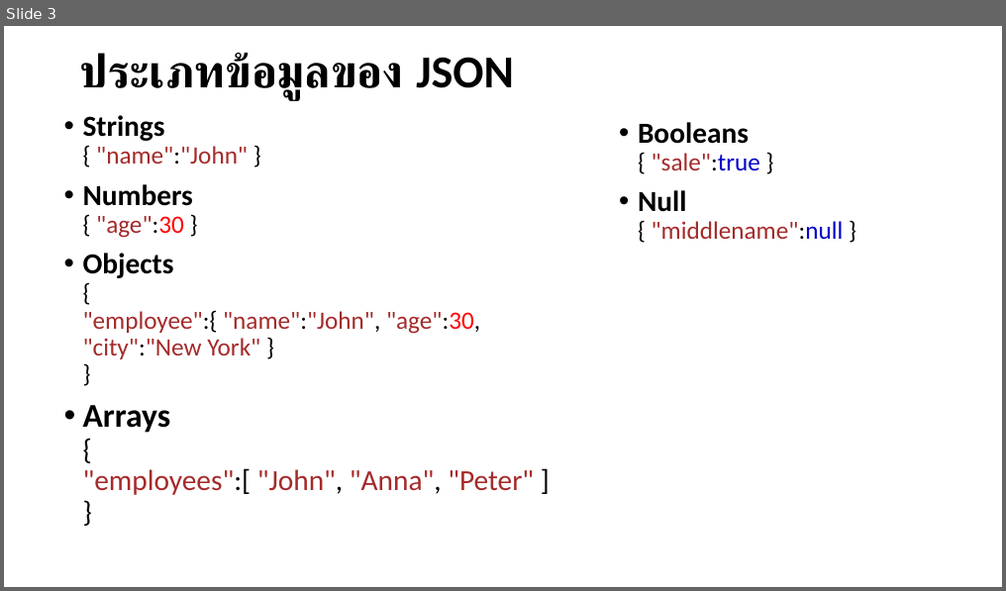
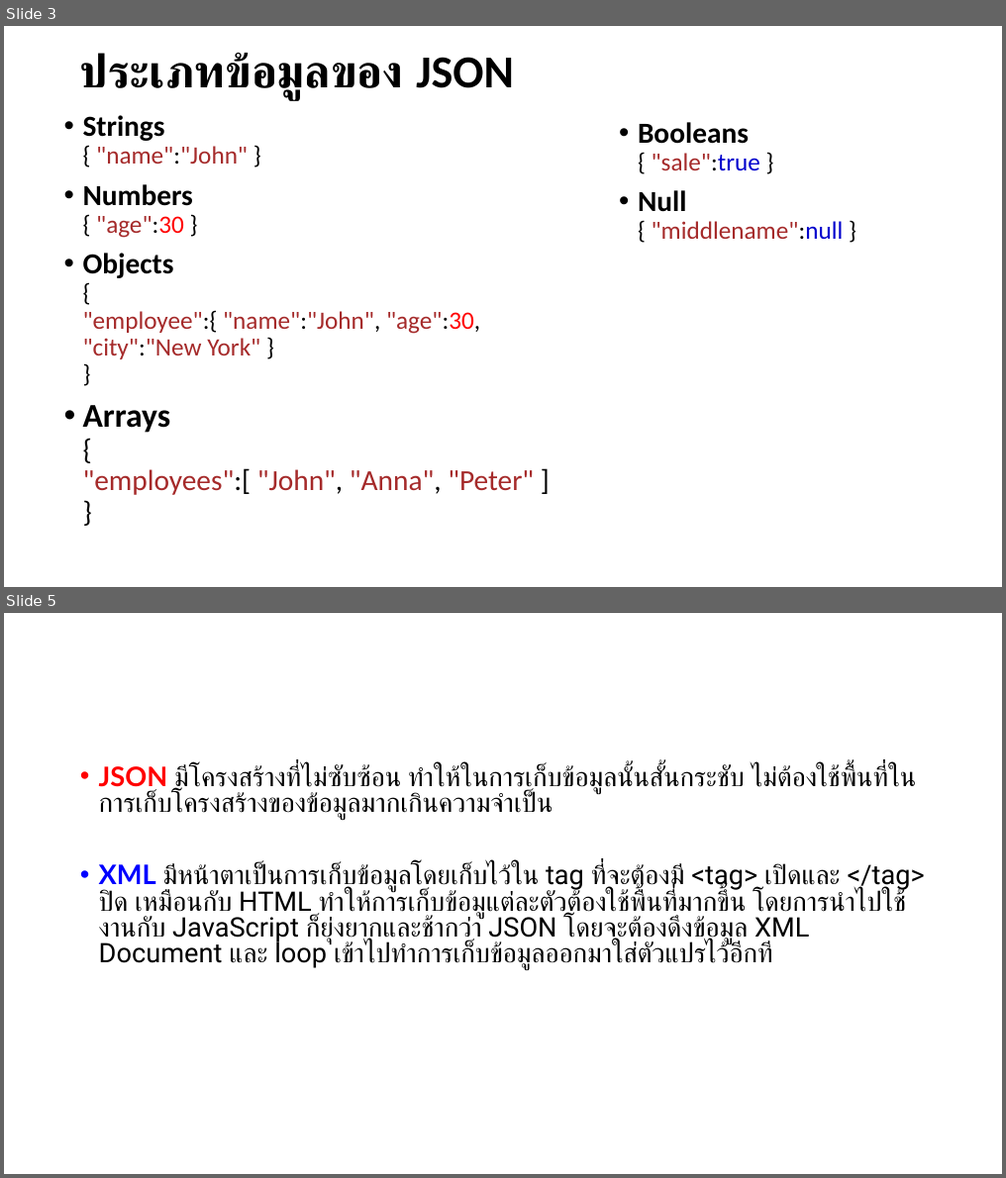
Before and after one commit to stupidwolfy/SOP_2020, a slide deck: JSON คืออะไร.pptx. Shown one above the other, each under a label of ours: slide 3 before the commit, slides 3 and 5 after it; the slides between them are not shown. The pictures are 1006x591 and 1006x1178 pixels, drawn with LibreOffice and Linux fonts; fonts in the diff are those of the drawing. Boxes give left, top, right and bottom in pixels: in the first picture for what was removed or moved away, otherwise in the second. Text is boxed around its words. In the diff, an @@ line names an element or a change of style, - is before the commit and + after.

Commit message:
Update Json powerpoint

```diff
--- a/JSON คืออะไร.pptx
+++ b/JSON คืออะไร.pptx
@@ slide 5 added at box(4, 613, 1002, 1174), background #FFFFFF @@
@@ text added at box(99, 765, 925, 970), 25.9 pt, text #000000 @@
+• JSON มีโครงสร้างที่ไม่ซับซ้อน ทำให้ในการเก็บข้อมูลนั้นสั้นกระชับ ไม่ต้องใช้พื้นที่ในการเก็บโครงสร้างของข้อมูลมากเกินความจำเป็น
+• XML มีหน้าตาเป็นการเก็บข้อมูลโดยเก็บไว้ใน tag ที่จะต้องมี <tag> เปิดและ </tag> ปิด เหมือนกับ HTML ทำให้การเก็บข้อมูแต่ละตัวต้องใช้พื้นที่มากขึ้น โดยการนำไปใช้งานกับ JavaScript ก็ยุ่งยากและช้ากว่า JSON โดยจะต้องดึงข้อมูล XML Document และ loop เข้าไปทำการเก็บข้อมูลออกมาใส่ตัวแปรไว้อีกที
```
Also in this commit, not shown: 2 other slides added.
